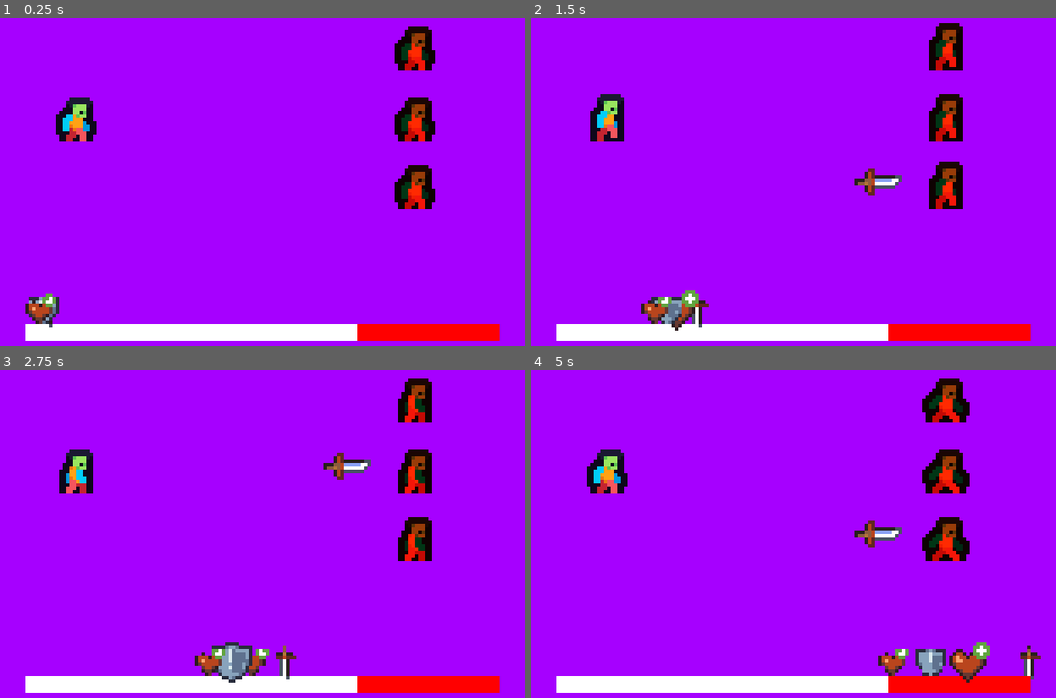
Above: before the commit, frames 1-4 (two rows, left to right).
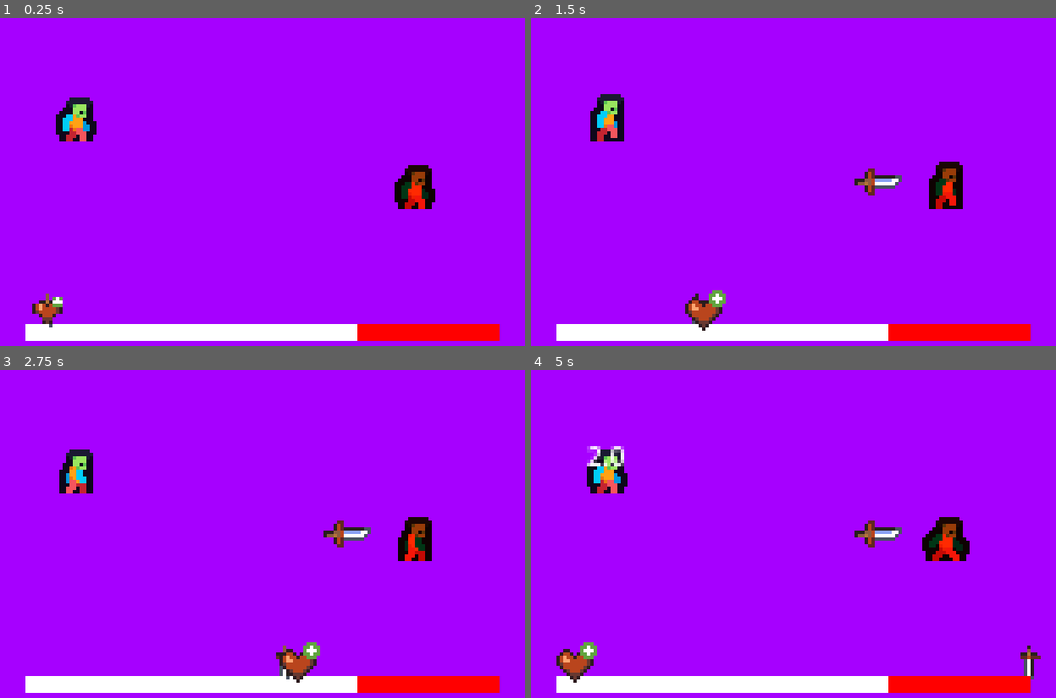
Above: after the commit, the same moments.

Repository: JohnathanRH/GBJAM
Game: Godot game, scene res://screens/main_game.tscn
Same seed, same stepped clock (60 frames per second), same inputs: the game is played once before the commit and once after it.
Inputs:
- Up to frame 1 (0.25 s): no input
- Up to frame 2 (1.5 s): hold W (pad_up) 0.53-1.28 s; hold S (pad_down) from 1.28 s (still down)
- Up to frame 3 (2.75 s): release S (pad_down) at 2.03 s; hold W (pad_up) from 2.03 s (still down)
- Up to frame 4 (5 s): release W (pad_up) at 3.53 s; hold S (pad_down) from 3.53 s (still down)

The runs differ from the first frame. In frame 1, 2.2% of the frame differs, in the area x 4-83%, y 2-94%; in frame 2, 3.0%; in frame 3, 4.0%; in frame 4, 4.0%, in the area x 4-88%, y 2-96%.

Commit message:
Manual Effect port for bullets

Diff:
--- a/wild-west/common/behaviours/behaviour.gd
+++ b/wild-west/common/behaviours/behaviour.gd
@@ -1,7 +1,7 @@
 extends Node
 class_name Behaviour
 
-@onready var behaviour_man := self.get_parent() as BehaviourMan
+@onready var manager := self.get_parent() as BehaviourMan
 
 signal ChangeBehaviour
 
--- a/wild-west/common/behaviours/behaviour_man.gd
+++ b/wild-west/common/behaviours/behaviour_man.gd
@@ -1,4 +1,4 @@
-extends Node
+extends Node2D
 class_name BehaviourMan
 
 @export var initBehaviour : Behaviour
@@ -7,6 +7,12 @@
 
 signal BehaviourEntered(behaviour: Behaviour)
 signal BehaviourExited(behaviour: Behaviour)
+
+# Start the state machine at any point in time, rather than at _ready()
+func start_with(behaviour: Behaviour):
+	if currentBehaviour == null:
+		currentBehaviour = behaviour
+		currentBehaviour.Enter()
 
 func add_new_behaviour(behaviour : Behaviour) -> void:
 	add_child(behaviour)
--- a/wild-west/common/behaviours/behaviour_man.tscn
+++ b/wild-west/common/behaviours/behaviour_man.tscn
@@ -2,5 +2,5 @@
 
 [ext_resource type="Script" uid="uid://barqiyliqhwqb" path="res://common/behaviours/behaviour_man.gd" id="1_otd0b"]
 
-[node name="behaviour_man" type="Node" unique_id=460423456]
+[node name="behaviour_man" type="Node2D" unique_id=1691966325]
 script = ExtResource("1_otd0b")
--- a/wild-west/common/classes/entities.gd
+++ b/wild-west/common/classes/entities.gd
@@ -8,8 +8,6 @@
 var hp: float
 var gauge_duration: float = 5.0
 var max_gauge: float = 5.0
-var bullets: Array[BulletResource]
-var selected_bullet: BulletResource
 
 var gauge_filled: float = 0.0
 var under_influence: Dictionary[String, LingeringBullet]
@@ -39,7 +37,6 @@
 func mirror_entity_resource() -> void:
 	hp = entity_resource.hp
 	gauge_duration = entity_resource.gauge_duration
-	bullets = entity_resource.bullets
 	max_gauge = entity_resource.max_gauge
 
 func receive_damage(dam: float):
--- /dev/null
+++ b/wild-west/common/resources/enemy.gd
@@ -0,0 +1,4 @@
+extends EntityResource
+class_name EnemyResource
+
+@export var intents: Array[PackedScene]
--- a/wild-west/common/resources/entity.gd
+++ b/wild-west/common/resources/entity.gd
@@ -3,7 +3,6 @@
 
 @export var hp: float
 @export var gauge_duration: float = 5.0
-@export var bullets: Array[BulletResource] = []
 @export var max_gauge: float = 5.0
 @export var safe_segment: float = 7.0
 
--- a/wild-west/entities/enemy/enemy.gd
+++ b/wild-west/entities/enemy/enemy.gd
@@ -3,6 +3,9 @@
 
 @onready var player = get_tree().get_first_node_in_group("player") as Player
 signal targeted(status: bool)
+
+#var intents: Array[Intent]
+var selected_intent: Intent
 
 func _ready() -> void:
 	super._ready()
@@ -10,15 +13,27 @@
 	select_random_bullet()
 
 func fire_bullet() -> void:
-	if selected_bullet:
-		selected_bullet.fire(player)
-	select_random_bullet()
+	var current_intent = $BehaviourMan.currentBehaviour as Intent
+	if current_intent:
+		current_intent.ChangeBehaviour.emit(current_intent, selected_intent.name)
+	else:
+		$BehaviourMan.start_with(selected_intent)
 
 func select_random_bullet() -> void:
-	selected_bullet = bullets.pick_random()
+	var intents = $BehaviourMan.get_children()
+	selected_intent = intents.pick_random()
 
 func death() -> void:
 	pass
 
 func toggle_targeted_icon(targeted: bool) -> void:
 	$TargetedIcon.visible = targeted
+
+func mirror_entity_resource() -> void:
+	super.mirror_entity_resource()
+	if entity_resource is EnemyResource:
+		for packed_intent in entity_resource.intents:
+
+			var intent = packed_intent.instantiate()
+			#intents.push_back(intent)
+			$BehaviourMan.add_new_behaviour(intent)
--- a/wild-west/entities/enemy/enemy.tscn
+++ b/wild-west/entities/enemy/enemy.tscn
@@ -3,6 +3,7 @@
 [ext_resource type="Texture2D" uid="uid://gm4ycwjyvw54" path="res://assets/TESTONLY/2DPCT_Walk.png" id="1_3fvr7"]
 [ext_resource type="Script" uid="uid://cnocosws4bha4" path="res://entities/enemy/enemy.gd" id="1_ksmh7"]
 [ext_resource type="Texture2D" uid="uid://c4nquys7l0ukl" path="res://assets/TESTONLY/symbol_slash.png" id="3_3fvr7"]
+[ext_resource type="Script" uid="uid://barqiyliqhwqb" path="res://common/behaviours/behaviour_man.gd" id="4_dt443"]
 
 [sub_resource type="AtlasTexture" id="AtlasTexture_4wwj3"]
 atlas = ExtResource("1_3fvr7")
@@ -78,3 +79,7 @@
 position = Vector2(-20, 0)
 rotation = -1.5707964
 texture = ExtResource("3_3fvr7")
+
+[node name="BehaviourMan" type="Node2D" parent="." unique_id=1968304472]
+script = ExtResource("4_dt443")
+metadata/_custom_type_script = "uid://barqiyliqhwqb"
--- /dev/null
+++ b/wild-west/entities/enemy/test_yeehaw.tres
@@ -0,0 +1,13 @@
+[gd_resource type="Resource" script_class="EnemyResource" format=3 uid="uid://v5wm3ypwcgt"]
+
+[ext_resource type="Script" uid="uid://dh7bfboklvbvo" path="res://common/resources/enemy.gd" id="1_7hicu"]
+[ext_resource type="Texture2D" uid="uid://cjcl2srddwsmg" path="res://assets/TESTONLY/symbol_heal.png" id="1_tih4o"]
+[ext_resource type="PackedScene" uid="uid://82xv5ya3eubr" path="res://props/intents/damage/light_damage.tscn" id="2_3egju"]
+
+[resource]
+script = ExtResource("1_7hicu")
+intents = Array[PackedScene]([ExtResource("2_3egju")])
+hp = 10.0
+gauge_duration = 4.75
+gauge_icon = ExtResource("1_tih4o")
+metadata/_custom_type_script = "uid://dh7bfboklvbvo"
--- a/wild-west/entities/player/player.gd
+++ b/wild-west/entities/player/player.gd
@@ -1,6 +1,8 @@
 extends Entity
 class_name Player
 
+@export var bullets: Array[BulletResource]
+var selected_bullet: BulletResource
 var selected_targets: Array[Enemy]
 
 func _ready() -> void:
@@ -9,10 +11,8 @@
 
 func fire_bullet() -> void:
 	for enemy in selected_targets:
-		print(enemy.vulnerable)
 		if selected_bullet and enemy.vulnerable:
 			selected_bullet.fire(enemy)
-			print("Firing at: ", enemy)
 
 
 func death() -> void:
--- /dev/null
+++ b/wild-west/props/intents/damage/damage_intent.gd
@@ -0,0 +1,7 @@
+extends Intent
+class_name DamageIntent
+
+@export var damage: float
+
+func Enter() -> void:
+	player.receive_damage(damage)
--- /dev/null
+++ b/wild-west/props/intents/damage/light_damage.tscn
@@ -0,0 +1,8 @@
+[gd_scene format=3 uid="uid://82xv5ya3eubr"]
+
+[ext_resource type="Script" uid="uid://de8y3dgkacd5c" path="res://props/intents/damage/damage_intent.gd" id="1_2clb0"]
+
+[node name="LightDamage" type="Node" unique_id=2112341509]
+script = ExtResource("1_2clb0")
+damage = 2.0
+metadata/_custom_type_script = "uid://de8y3dgkacd5c"
--- /dev/null
+++ b/wild-west/props/intents/intent.gd
@@ -0,0 +1,6 @@
+@abstract
+extends Behaviour
+class_name Intent
+
+@export var icon: CompressedTexture2D
+@onready var player: Player = get_tree().get_first_node_in_group("player")
--- a/wild-west/screens/main_game.tscn
+++ b/wild-west/screens/main_game.tscn
@@ -5,38 +5,9 @@
 [ext_resource type="PackedScene" uid="uid://dnmrl758eac4u" path="res://entities/enemy/enemy.tscn" id="2_phyky"]
 [ext_resource type="Script" uid="uid://c0lodpuau3xw2" path="res://common/resources/bullet.gd" id="3_bq5v2"]
 [ext_resource type="Resource" uid="uid://cvjc7kff05eej" path="res://props/bullets/damage_bullet/9mm.tres" id="4_eljhn"]
-[ext_resource type="Texture2D" uid="uid://ddn28wfqkanms" path="res://assets/TESTONLY/symbol_shield.png" id="5_bq5v2"]
-[ext_resource type="Texture2D" uid="uid://cjcl2srddwsmg" path="res://assets/TESTONLY/symbol_heal.png" id="7_cuh3k"]
-[ext_resource type="Script" uid="uid://dwfgbovhpre8f" path="res://common/resources/entity.gd" id="7_q5ngc"]
+[ext_resource type="Resource" uid="uid://v5wm3ypwcgt" path="res://entities/enemy/test_yeehaw.tres" id="5_otybl"]
 
 [sub_resource type="PlaceholderTexture2D" id="PlaceholderTexture2D_s1fef"]
-
-[sub_resource type="Resource" id="Resource_eljhn"]
-script = ExtResource("7_q5ngc")
-hp = 10.0
-gauge_duration = 5.7
-bullets = Array[ExtResource("3_bq5v2")]([ExtResource("4_eljhn")])
-safe_segment = 0.7
-gauge_icon = ExtResource("7_cuh3k")
-metadata/_custom_type_script = "uid://dwfgbovhpre8f"
-
-[sub_resource type="Resource" id="Resource_bq5v2"]
-script = ExtResource("7_q5ngc")
-hp = 10.0
-gauge_duration = 6.3
-bullets = Array[ExtResource("3_bq5v2")]([ExtResource("4_eljhn")])
-safe_segment = 0.7
-gauge_icon = ExtResource("5_bq5v2")
-metadata/_custom_type_script = "uid://dwfgbovhpre8f"
-
-[sub_resource type="Resource" id="Resource_5m764"]
-script = ExtResource("7_q5ngc")
-hp = 10.0
-gauge_duration = 7.0
-bullets = Array[ExtResource("3_bq5v2")]([ExtResource("4_eljhn")])
-safe_segment = 0.7
-gauge_icon = ExtResource("7_cuh3k")
-metadata/_custom_type_script = "uid://dwfgbovhpre8f"
 
 [node name="MainGame" type="Node2D" unique_id=808725349]
 
@@ -48,18 +19,11 @@
 
 [node name="Player" parent="." unique_id=1634526488 instance=ExtResource("1_hs5nc")]
 position = Vector2(27.000008, 69.000015)
+bullets = Array[ExtResource("3_bq5v2")]([ExtResource("4_eljhn")])
 
 [node name="Enemy" parent="." unique_id=465984190 instance=ExtResource("2_phyky")]
 position = Vector2(127.00001, 89)
-entity_resource = SubResource("Resource_eljhn")
-
-[node name="Enemy2" parent="." unique_id=44699363 instance=ExtResource("2_phyky")]
-position = Vector2(127, 69)
-entity_resource = SubResource("Resource_bq5v2")
-
-[node name="Enemy3" parent="." unique_id=1524630865 instance=ExtResource("2_phyky")]
-position = Vector2(127.00001, 48)
-entity_resource = SubResource("Resource_5m764")
+entity_resource = ExtResource("5_otybl")
 
 [node name="GaugeBar" parent="." unique_id=850369798 instance=ExtResource("2_hs5nc")]
 position = Vector2(12, 131)
Not shown, added: wild-west/common/resources/enemy.gd.uid
Not shown, added: wild-west/props/intents/damage/damage_intent.gd.uid
Not shown, added: wild-west/props/intents/intent.gd.uid
